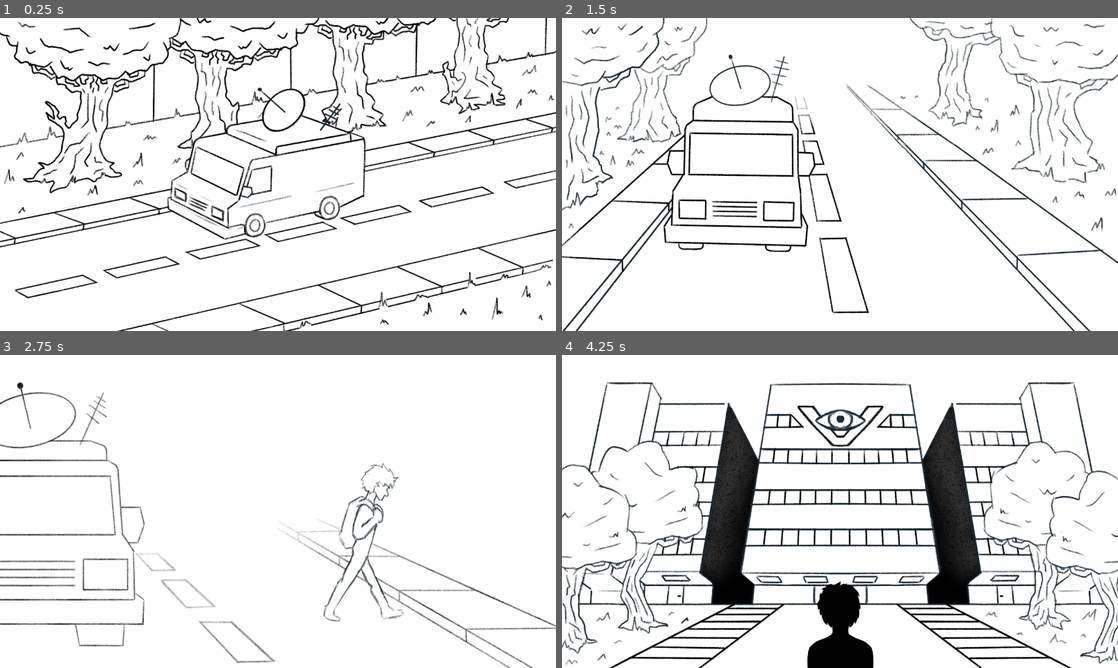
Above: before the commit, frames 1-4 (two rows, left to right).
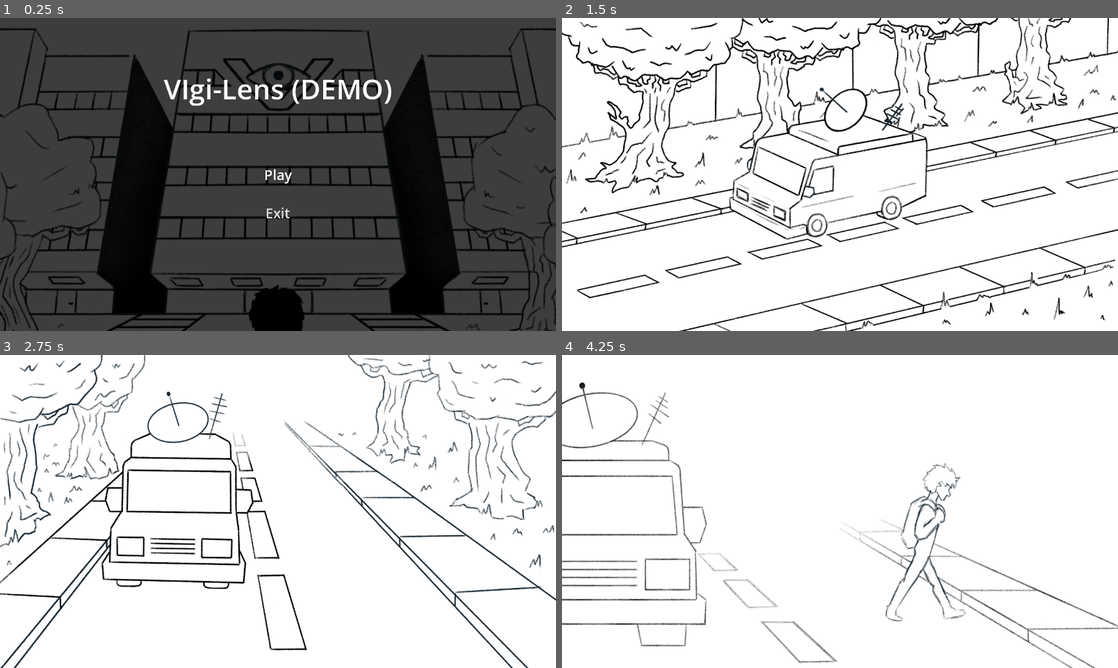
Above: after the commit, the same moments.

Repository: ImRaphZ/vigi-lens-game
Game: Godot game, scene res://Scenes/main_menu.tscn
The game is run twice, just before and just after one commit, with the same random seed, the same clock (stepped at 60 frames per second) and the same inputs. Before the commit the project starts from res://game.tscn.
Inputs (mouse positions are in pixels of both pictures, inside the frame that each line leads up to):
- Up to frame 1 (0.25 s): no input
- Up to frame 2 (1.5 s): click (840, 174) at 0.5 s, where only the run after the commit has a clickable "Play"; move the mouse to (962, 158) at 1.27 s
- Up to frame 3 (2.75 s): tap Enter at 2 s; move the mouse to (166, 527) at 2.02 s
- Up to frame 4 (4.25 s): move the mouse to (895, 442) at 2.77 s; tap Space at 3.5 s; move the mouse to (812, 574) at 3.52 s

The runs differ from the first frame. In frame 1, 97% of the frame differs, in the area x 0-100%, y 0-100%; in frame 2, 20%; in frame 3, 13%; in frame 4, 26%.

Commit message:
Add Main Menu

Diff:
--- /dev/null
+++ b/Scenes/main_menu.gd
@@ -0,0 +1,14 @@
+extends Node2D
+
+
+
+func _on_play_button_pressed() -> void:
+	$Title.visible = false
+	$PlayButton.visible = false
+	$ExitButton.visible = false
+	$Loading.visible = true
+	get_tree().change_scene_to_file("res://game.tscn")
+
+
+func _on_exit_button_pressed() -> void:
+	get_tree().quit()
--- /dev/null
+++ b/Scenes/main_menu.tscn
@@ -0,0 +1,89 @@
+[gd_scene format=3 uid="uid://bt3g6f1mnh686"]
+
+[ext_resource type="Script" uid="uid://dycqcbicqoyp8" path="res://Scenes/main_menu.gd" id="1_48xlc"]
+[ext_resource type="Texture2D" uid="uid://j5d74txgxqi" path="res://assets/images/parte4.png" id="2_1ehe0"]
+
+[sub_resource type="StyleBoxEmpty" id="StyleBoxEmpty_5prvo"]
+
+[sub_resource type="StyleBoxEmpty" id="StyleBoxEmpty_c607f"]
+
+[sub_resource type="StyleBoxEmpty" id="StyleBoxEmpty_mr1du"]
+
+[sub_resource type="StyleBoxEmpty" id="StyleBoxEmpty_gj1a6"]
+
+[sub_resource type="StyleBoxTexture" id="StyleBoxTexture_a5hiv"]
+
+[sub_resource type="StyleBoxEmpty" id="StyleBoxEmpty_8pvmb"]
+
+[sub_resource type="StyleBoxEmpty" id="StyleBoxEmpty_j0uxp"]
+
+[sub_resource type="StyleBoxEmpty" id="StyleBoxEmpty_rbb4s"]
+
+[sub_resource type="StyleBoxEmpty" id="StyleBoxEmpty_7esyo"]
+
+[sub_resource type="StyleBoxEmpty" id="StyleBoxEmpty_yo7n3"]
+
+[node name="MainMenu" type="Node2D" unique_id=761661023]
+script = ExtResource("1_48xlc")
+
+[node name="Parte4" type="Sprite2D" parent="." unique_id=320775038]
+position = Vector2(641, 406.00003)
+scale = Vector2(0.862963, 0.86296296)
+texture = ExtResource("2_1ehe0")
+
+[node name="Background" type="ColorRect" parent="." unique_id=2146556662]
+offset_right = 1280.0
+offset_bottom = 720.0
+color = Color(0, 0, 0, 0.7607843)
+
+[node name="Loading" type="Label" parent="." unique_id=1932378611]
+visible = false
+offset_left = 526.2222
+offset_top = 319.0
+offset_right = 753.7778
+offset_bottom = 401.0
+theme_override_font_sizes/font_size = 32
+text = "LOADING...."
+horizontal_alignment = 1
+vertical_alignment = 1
+
+[node name="Title" type="Label" parent="." unique_id=703480094]
+offset_left = 363.0
+offset_top = 118.0
+offset_right = 917.0
+offset_bottom = 206.0
+theme_override_colors/font_color = Color(1, 1, 1, 1)
+theme_override_font_sizes/font_size = 64
+text = "VIgi-Lens (DEMO)"
+horizontal_alignment = 1
+
+[node name="PlayButton" type="Button" parent="." unique_id=1722741324]
+offset_left = 542.0
+offset_top = 334.0
+offset_right = 738.0
+offset_bottom = 387.0
+theme_override_colors/font_color = Color(1, 1, 1, 1)
+theme_override_font_sizes/font_size = 32
+theme_override_styles/normal = SubResource("StyleBoxEmpty_5prvo")
+theme_override_styles/pressed = SubResource("StyleBoxEmpty_c607f")
+theme_override_styles/hover = SubResource("StyleBoxEmpty_mr1du")
+theme_override_styles/disabled = SubResource("StyleBoxEmpty_gj1a6")
+theme_override_styles/focus = SubResource("StyleBoxTexture_a5hiv")
+text = "Play"
+
+[node name="ExitButton" type="Button" parent="." unique_id=1549136905]
+offset_left = 542.0
+offset_top = 422.0
+offset_right = 738.0
+offset_bottom = 475.0
+theme_override_font_sizes/font_size = 32
+theme_override_styles/normal = SubResource("StyleBoxEmpty_8pvmb")
+theme_override_styles/pressed = SubResource("StyleBoxEmpty_j0uxp")
+theme_override_styles/hover = SubResource("StyleBoxEmpty_rbb4s")
+theme_override_styles/disabled = SubResource("StyleBoxEmpty_7esyo")
+theme_override_styles/focus = SubResource("StyleBoxEmpty_yo7n3")
+text = "Exit
+"
+
+[connection signal="pressed" from="PlayButton" to="." method="_on_play_button_pressed"]
+[connection signal="pressed" from="ExitButton" to="." method="_on_exit_button_pressed"]
--- a/project.godot
+++ b/project.godot
@@ -11,7 +11,7 @@
 [application]
 
 config/name="Vigi-Lens"
-run/main_scene="uid://c4ch661rm71fq"
+run/main_scene="uid://bt3g6f1mnh686"
 config/features=PackedStringArray("4.6", "GL Compatibility")
 config/icon="res://icon.svg"
 
Not shown, added: Scenes/main_menu.gd.uid
